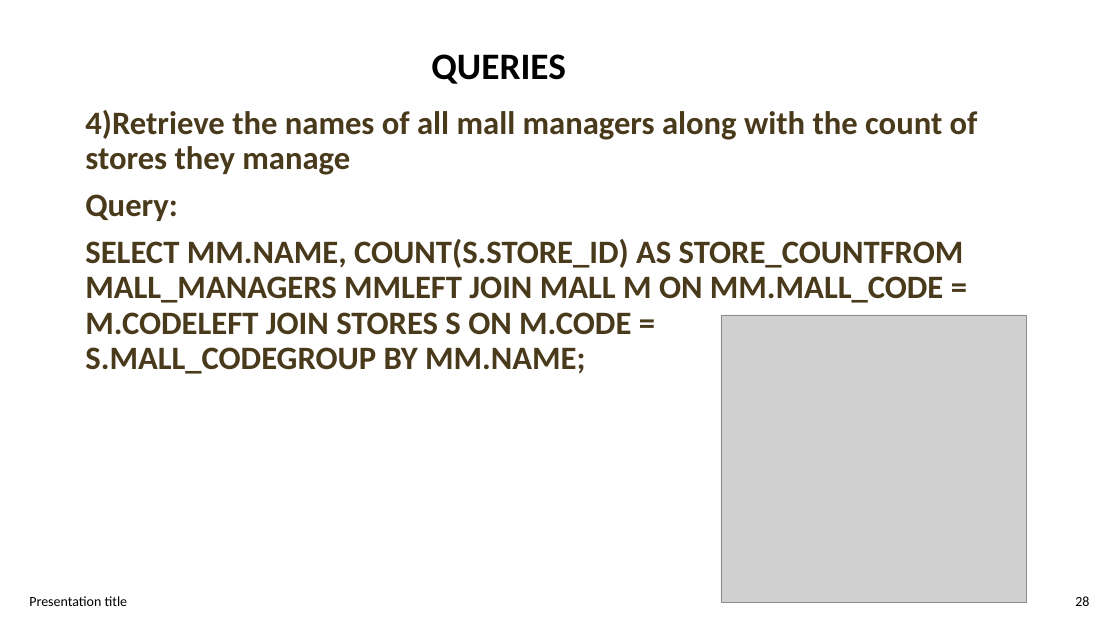
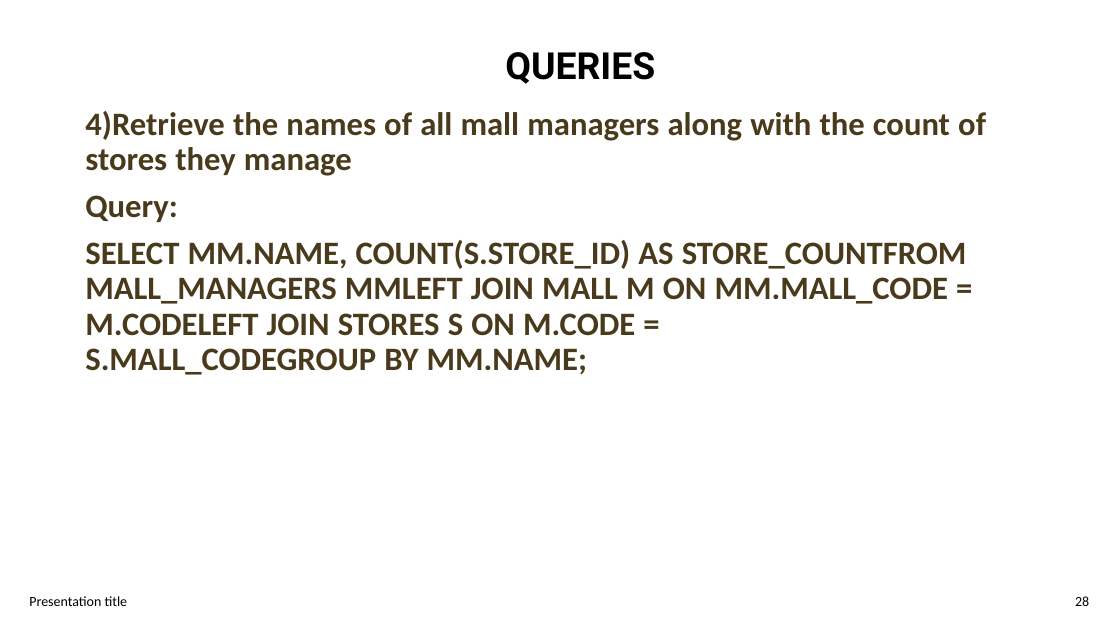
Before and after one commit to Bharadwaj721/Mall-Management-Database-System, a slide deck: slide 28 of DBMS PROJECT.pptx. Drawn at 1120x630 pixels with LibreOffice and Linux fonts; fonts in the diff are those of the drawing; grey boxes stand for pictures; background and template pictures are left out. Boxes give left, top, right and bottom in pixels: in the first picture for what was removed or moved away, otherwise in the second. Text is boxed around its words. In the diff, an @@ line names an element or a change of style, - is before the commit and + after.

```diff
--- a/DBMS PROJECT.pptx
+++ b/DBMS PROJECT.pptx
@@ text "QUERIES": place and size @@
-text "QUERIES" at (431,54,566,84)
+text "QUERIES" at (505,52,655,84)
@@ text "QUERIES" at (505,52,655,84): font Calibri to Roboto; line spacing 1 to 35.8pt @@
@@ text added at (85,111,986,176), 28 pt, text #4A3A1C, bold @@
+4)Retrieve the names of all mall managers along with the count of
+stores they manage
@@ text at (85,240,967,336): text changed @@
-4)Retrieve the names of all mall managers along with the count of stores they manage
-Query:
-SELECT MM.NAME, COUNT(S.STORE_ID) AS STORE_COUNTFROM MALL_MANAGERS MMLEFT JOIN MALL M ON MM.MALL_CODE = M.CODELEFT JOIN STORES S ON M.CODE = S.MALL_CODEGROUP BY MM.NAME;
+SELECT MM.NAME, COUNT(S.STORE_ID) AS STORE_COUNTFROM
+MALL_MANAGERS MMLEFT JOIN MALL M ON MM.MALL_CODE =
+M.CODELEFT JOIN STORES S ON M.CODE =
@@ picture removed at (721,315,1027,603) @@
@@ text added at (85,348,587,375), 28 pt, text #4A3A1C, bold @@
+S.MALL_CODEGROUP BY MM.NAME;
@@ text "28" at (1075,596,1089,606): alignment right to left; line spacing 1 to 12pt; vertical alignment middle to top @@
```
Also in this commit, not shown: 29 other slides changed, 1 slide added, 1 slide removed.
